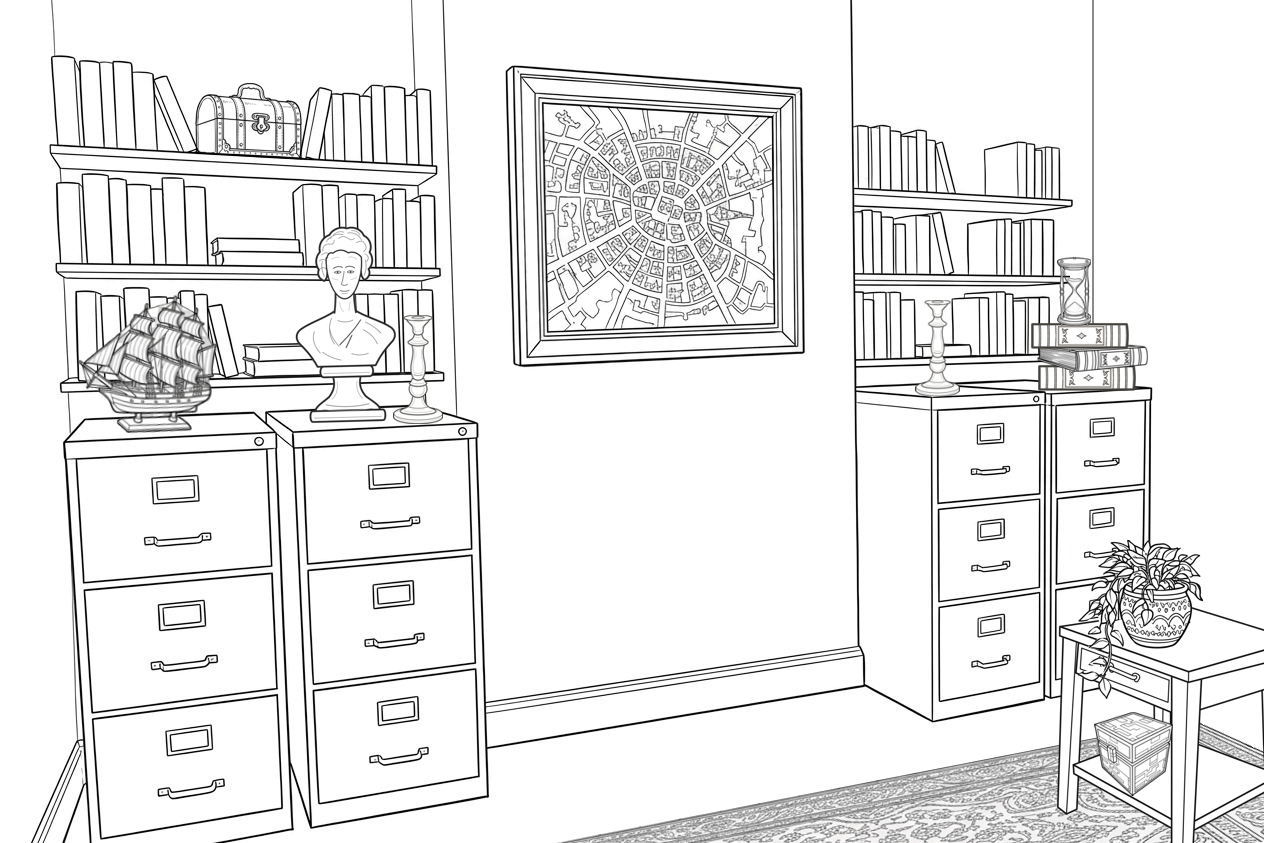
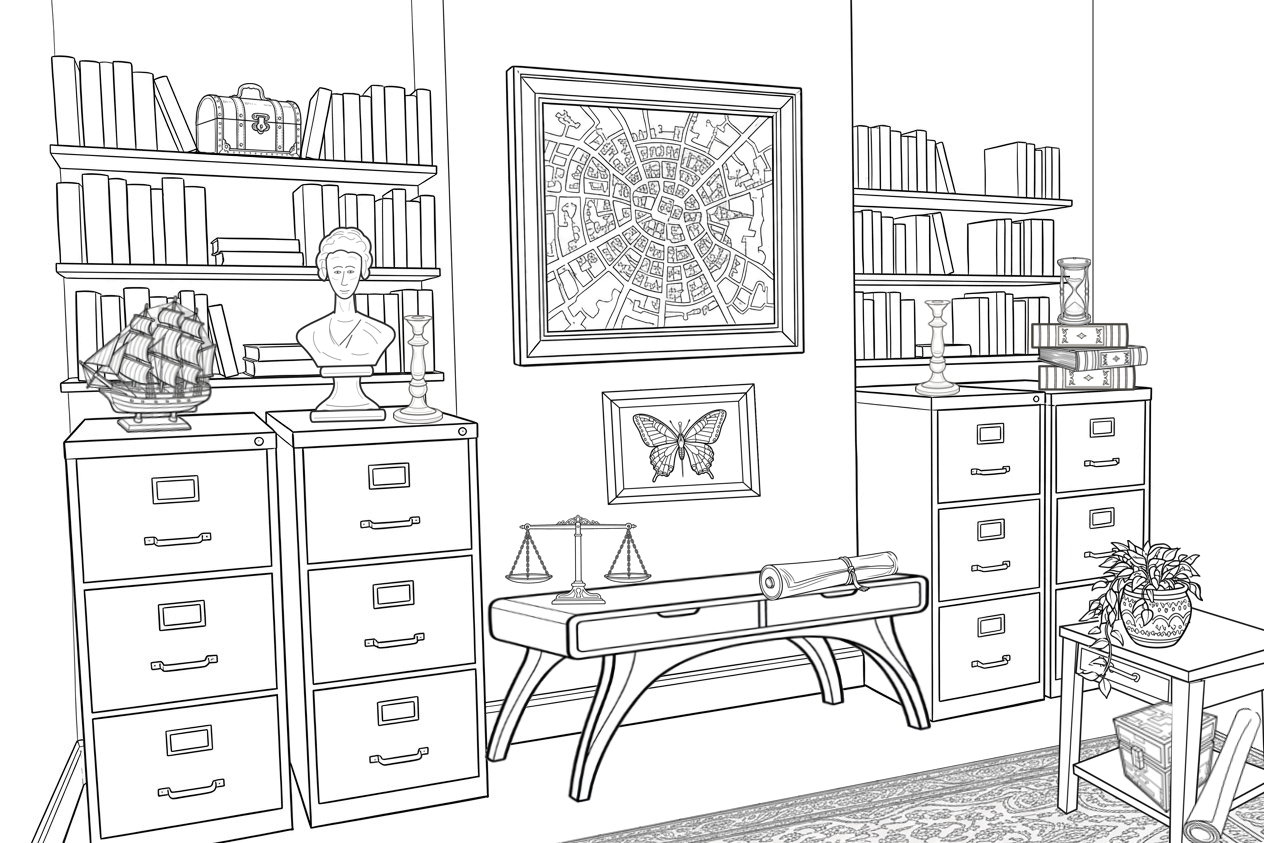
Layer changes from the first 1264 × 843 image to the second:
renamed "candlestick-tall.png" to "butterfly-frame-transparent.png", showed it, moved it above "hourglass.png", painted on it over left=484, top=383, right=1262, bottom=768
moved "plant-only.png" above "paper-roll-transparent.png" over left=1152, top=677, right=1206, bottom=704
added layer "paper-roll-transparent.png" above "table-front-leg.png" over left=1152, top=704, right=1262, bottom=843
added layer "table-front-leg.png" above "chest-wooden.png" over left=1152, top=677, right=1216, bottom=843
painted on "chest-wooden.png" over left=1094, top=677, right=1262, bottom=832
added layer "tied-scroll-transparent.png" above "balance-scales-transparent.png" over left=704, top=551, right=930, bottom=640
added layer "balance-scales-transparent.png" above "curved-leg-table-transparent.png" over left=487, top=448, right=704, bottom=640
added layer "curved-leg-table-transparent.png" above "wall 2 things.jpg" over left=484, top=448, right=932, bottom=804
